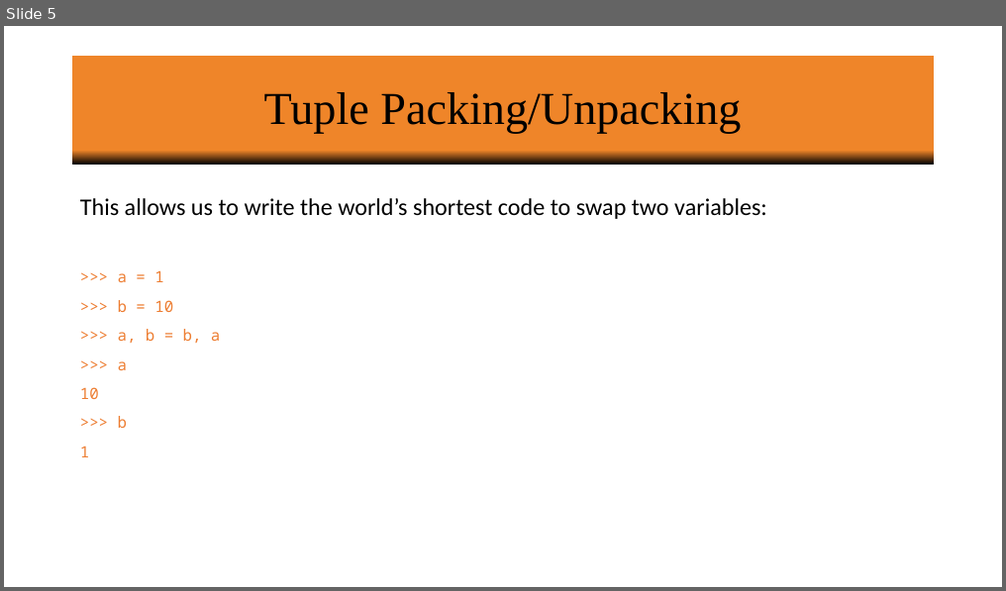
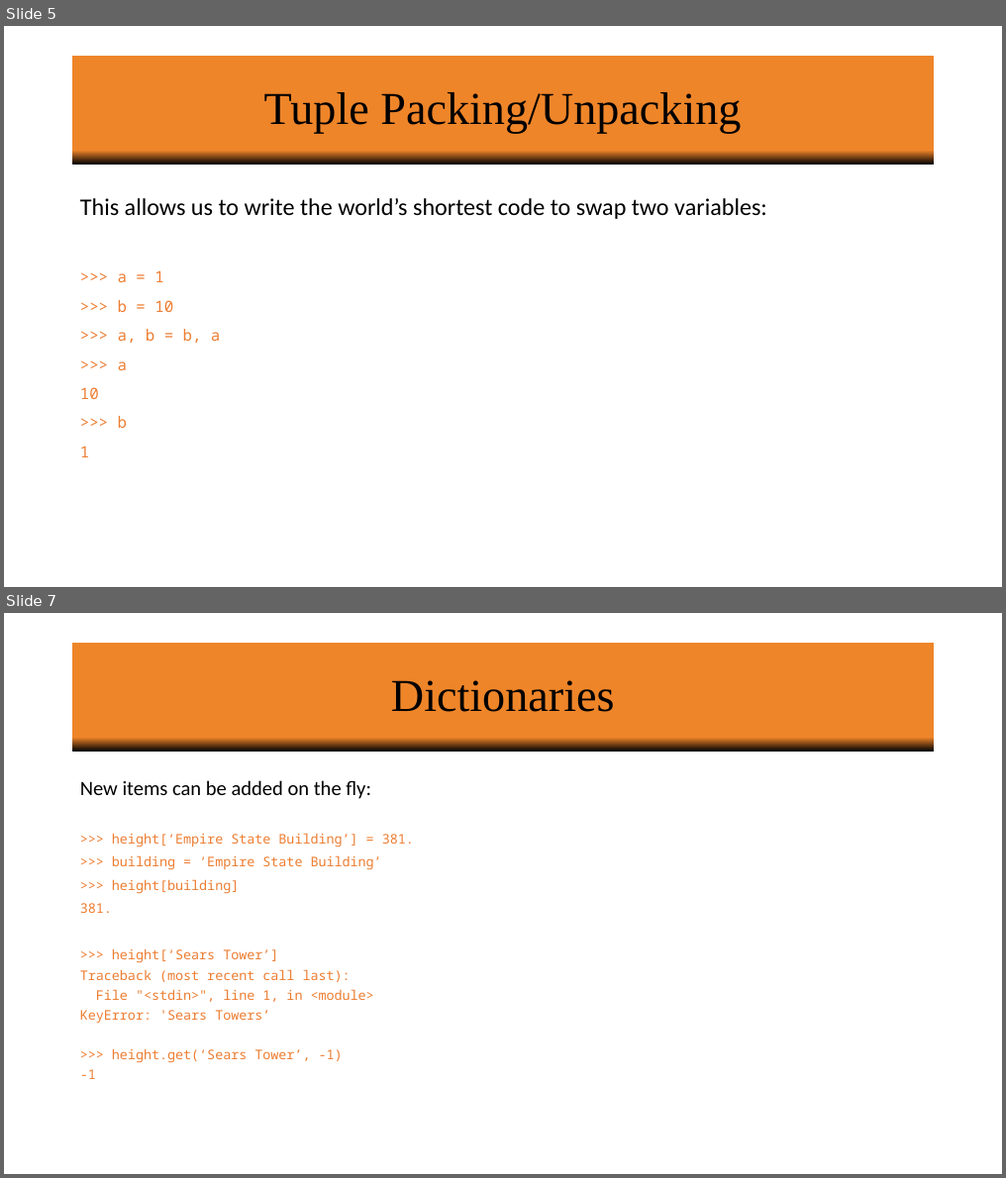
Before and after one commit to vineetbansal/Python-Bootcamp, a slide deck: slides/05 Tuples-Dictionaries.pptx. Shown one above the other, each under a label of ours: slide 5 before the commit, slides 5 and 7 after it; the slides between them are not shown. The pictures are 1006x591 and 1006x1178 pixels, drawn with LibreOffice and Linux fonts; fonts in the diff are those of the drawing; background and template pictures are left out. Boxes give left, top, right and bottom in pixels: in the first picture for what was removed or moved away, otherwise in the second. Text is boxed around its words. In the diff, an @@ line names an element or a change of style, - is before the commit and + after.

```diff
--- a/slides/05 Tuples-Dictionaries.pptx
+++ b/slides/05 Tuples-Dictionaries.pptx
@@ slide 7 added at box(4, 613, 1002, 1174), background #FFFFFF @@
@@ title added at box(73, 643, 934, 752), fill gradient #000000 to #EF8529, 44 pt, text #000000 @@
+Dictionaries
@@ text added at box(80, 780, 414, 1079), 12.8 pt, text #ED7D31 @@
+New items can be added on the fly:
+>>> height[‘Empire State Building’] = 381.
+>>> building = ‘Empire State Building’
+>>> height[building]
+381.
+>>> height[‘Sears Tower’]
+Traceback (most recent call last):
+File "<stdin>", line 1, in <module>
+KeyError: 'Sears Towers’
+>>> height.get(‘Sears Tower’, -1)
+-1
```
Also in this commit, not shown: 6 other slides added, 1 slide removed, 7 other files.
